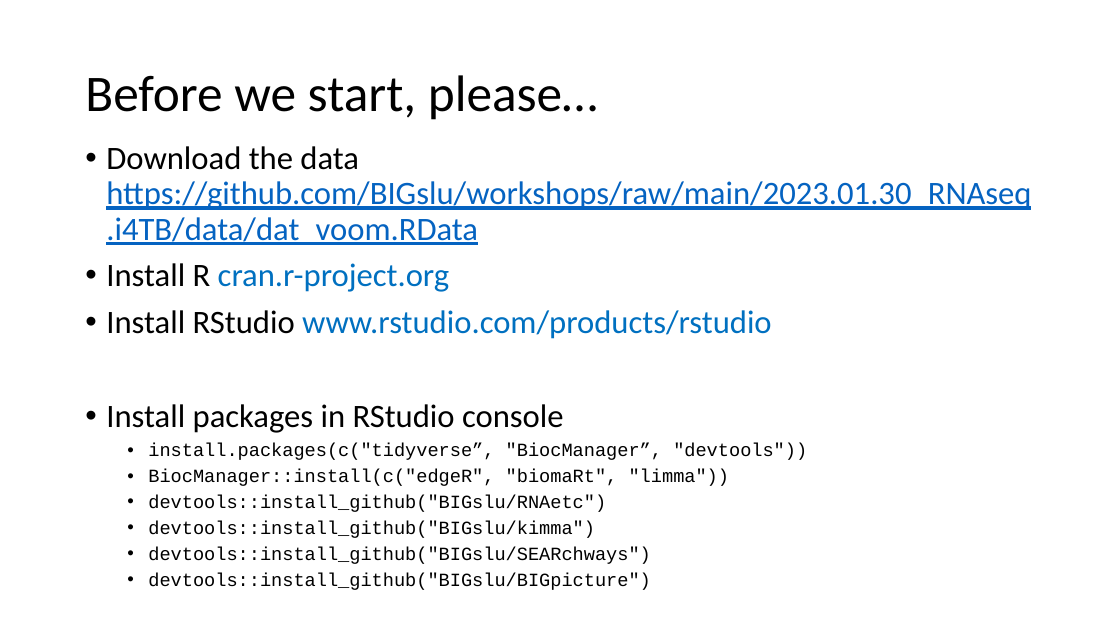
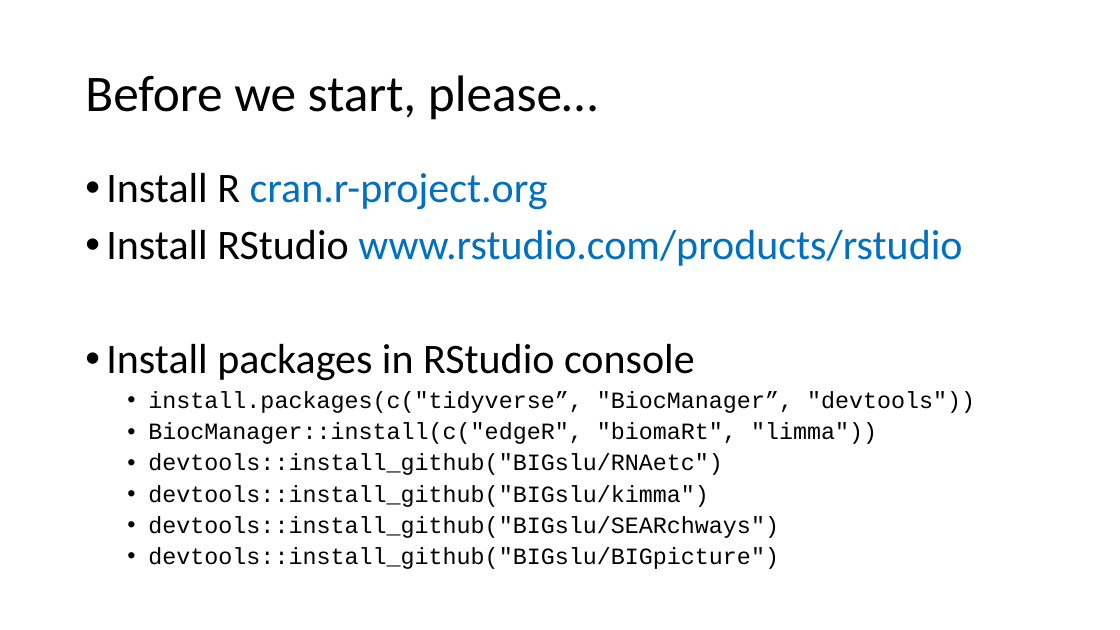
Before and after one commit to BIGslu/workshops, a slide deck: slide 1 of 2023.01.30_RNAseq.i4TB/welcome.pptx. Drawn at 1120x630 pixels with LibreOffice and Linux fonts; fonts in the diff are those of the drawing. Boxes give left, top, right and bottom in pixels: in the first picture for what was removed or moved away, otherwise in the second. Text is boxed around its words. In the diff, an @@ line names an element or a change of style, - is before the commit and + after.

```diff
--- a/2023.01.30_RNAseq.i4TB/welcome.pptx
+++ b/2023.01.30_RNAseq.i4TB/welcome.pptx
@@ text at (106, 146, 1031, 245): paragraph removed @@
-• Download the data https://github.com/BIGslu/workshops/raw/main/2023.01.30_RNAseq.i4TB/data/dat_voom.RData
@@ text "Install R cran.r-project.org": place and size @@
-text "Install R cran.r-project.org" at (106, 146, 1031, 590)
+text "Install R cran.r-project.org" at (106, 173, 975, 569)
@@ text "Install R cran.r-project.org" at (106, 173, 975, 569): size 28 to 36 pt in "Install R cran.r-project.org", "Install RStudio www.rstudio.com/products/rstudio", "Install packages in RStudio console"; size 16 to 20 pt in "install.packages(c("tidyverse”, "BiocManager”, "devtools"))", "BiocManager::install(c("edgeR", "biomaRt", "limma"))", "devtools::install_github("BIGslu/RNAetc")", "devtools::install_github("BIGslu/kimma")" and 2 more places @@
```
Also in this commit, not shown: 5 other slides changed, 1 slide removed.
